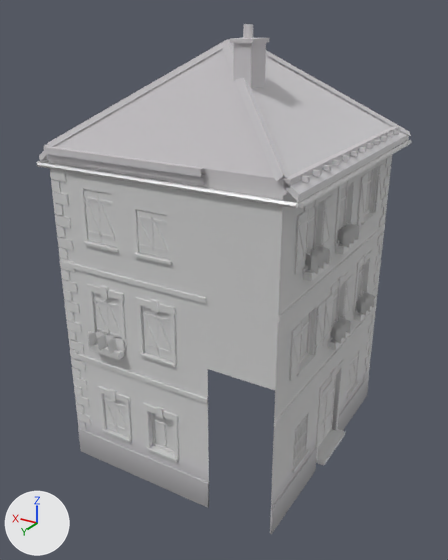
A saved change to the glTF model public/assets/models/european-town/buildings/block_07.glb.
Rendered twice from a 50 mm camera at (-11.67, 24.94, 13.04) aimed at (-2.39, 9.47, 5.31). The lights are fixed; the arrows at lower left show +X, +Y and +Z. The first picture is the older version. Where no turn or scale is listed for an object, it has been applied to the vertices. Vertices at exactly the same position are counted once.

The first picture shows 'B32_shell', 'KIT_shut_closed_0.92x1.35_shutter_plaster_ochre_0__shutter_plaster_ochre#4126', 'KIT_shut_closed_1.0x1.2_shutter_plaster_ochre_0__shutter_plaster_ochre#4152', 'KIT_shut_closed_1.0x1.5_shutter_plaster_ochre_0__shutter_plaster_ochre#4135', 'KIT_shut_closed_1.0x1.5_shutter_plaster_ochre_0__shutter_plaster_ochre#4144', 'KIT_shut_closed_1.0x1.5_shutter_plaster_ochre_0__shutter_plaster_ochre#4148', 'KIT_shut_open_1.0x1.5_shutter_plaster_ochre_0__shutter_plaster_ochre#4172', 'KIT_shut_open_1.0x1.5_shutter_plaster_ochre_0__shutter_plaster_ochre#4178', 'KIT_shut_open_1.0x1.5_shutter_plaster_ochre_0__shutter_plaster_ochre#4196', 'KIT_surround_0.92x1.35__stone_trim#4130', 'KIT_surround_1.0x1.5__stone_trim#4134', 'KIT_surround_1.0x1.5__stone_trim#4143' and 47 more.
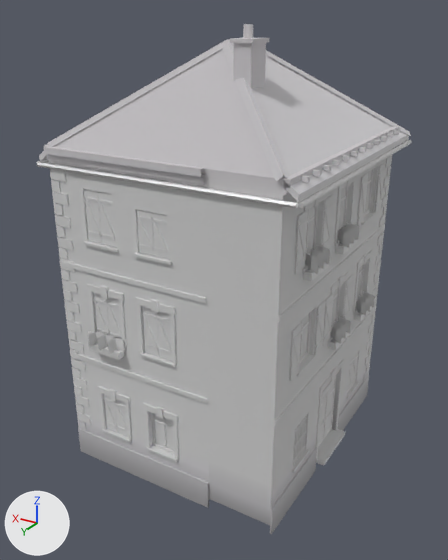
Changed parts and their boxes [x1, y1, x2, y2] in the pictures (448 x 560 px):
part 1 of me_b32_shell, built on: before [205, 194, 282, 390]; after [205, 194, 282, 525]

Diff of the bpy script that builds the scene:
```diff
--- a/public/assets/models/european-town/buildings/block_07.glb.py
+++ b/public/assets/models/european-town/buildings/block_07.glb.py
@@ mat_interior_dark @@
+mat_interior_dark = bpy.data.materials.new('interior_dark')
+# nodes: BsdfPrincipled, Mix, OutputMaterial, VertexColor
+# colours: white #e7e7e7, mixed with the vertex colours
@@ me_b32_shell @@
 # used by ob_b32_shell; location = (-2.5, 9.0, 0.0)
-me_b32_shell.from_pydata(...)  # 2030 vertices, 2842 faces; spans x -4.01..4.01, y -4.51..4.16, z -0.3..12.79
+me_b32_shell.from_pydata(...)  # 2036 vertices, 2864 faces; spans x -4.01..4.01, y -4.51..4.16, z -0.3..12.79
+# me_b32_shell part 1
+# 5 vertices are removed from x -3.5..-1.5, y 4.0, z 4.4
+# 8 faces are deleted
+# 6 vertices are added at (-2.0, 4.0, 1.4), (-2.5, 4.0, 1.4), (-3.0, 4.0, 1.4), (-2.0, 4.0, 0.6), (-2.5, 4.0, 0.6), (-3.0, 4.0, 0.6)
+# 5 new vertices lie (0.0, 0.0, -0.6) away from vertices in x -3.5..-1.5, y 4.0, z 0.6
+# 24 new faces join them, mat_plaster_ochre
+# 2 new faces join them, mat_interior_dark
+# other edits to the shape of me_b32_shell do not show in these pictures
 me_b32_shell.materials.append(mat_plaster_ochre)
@@ me_b32_shell @@
 me_b32_shell.materials.append(mat_terracotta)
+me_b32_shell.materials.append(mat_interior_dark)
```
